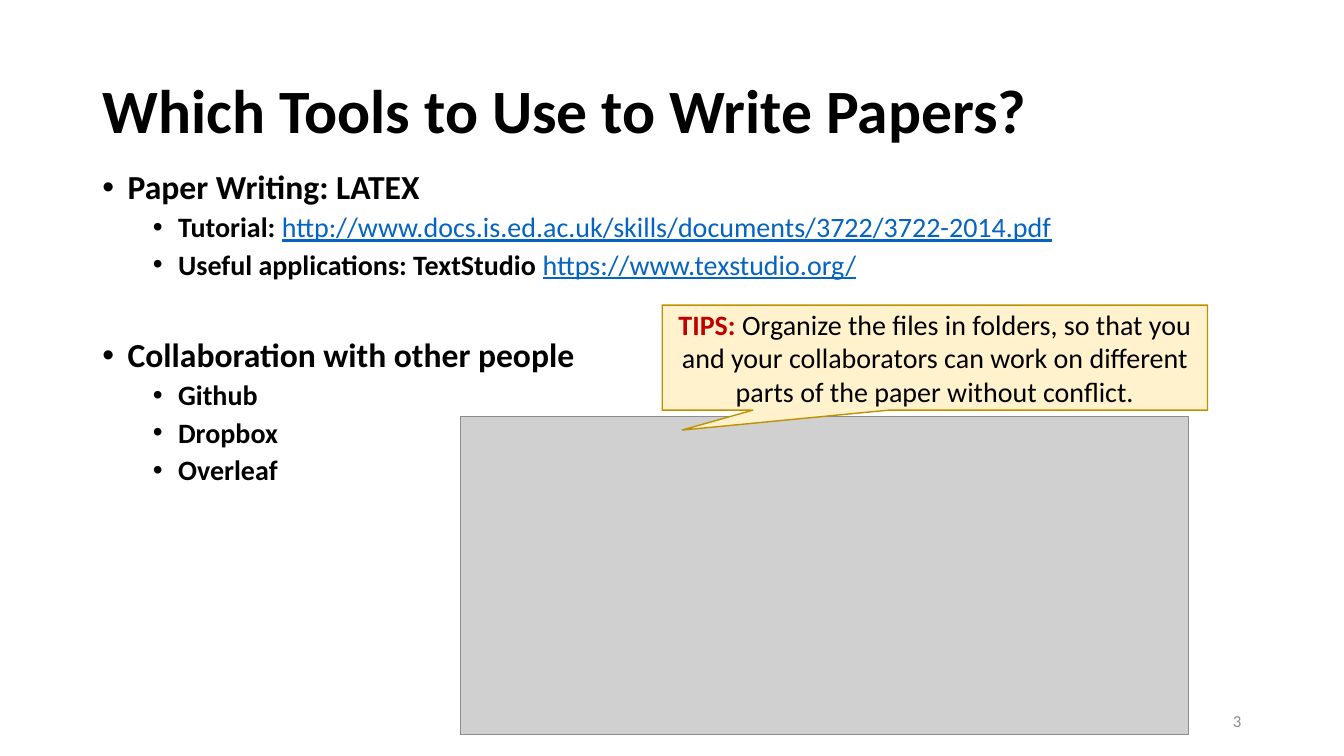
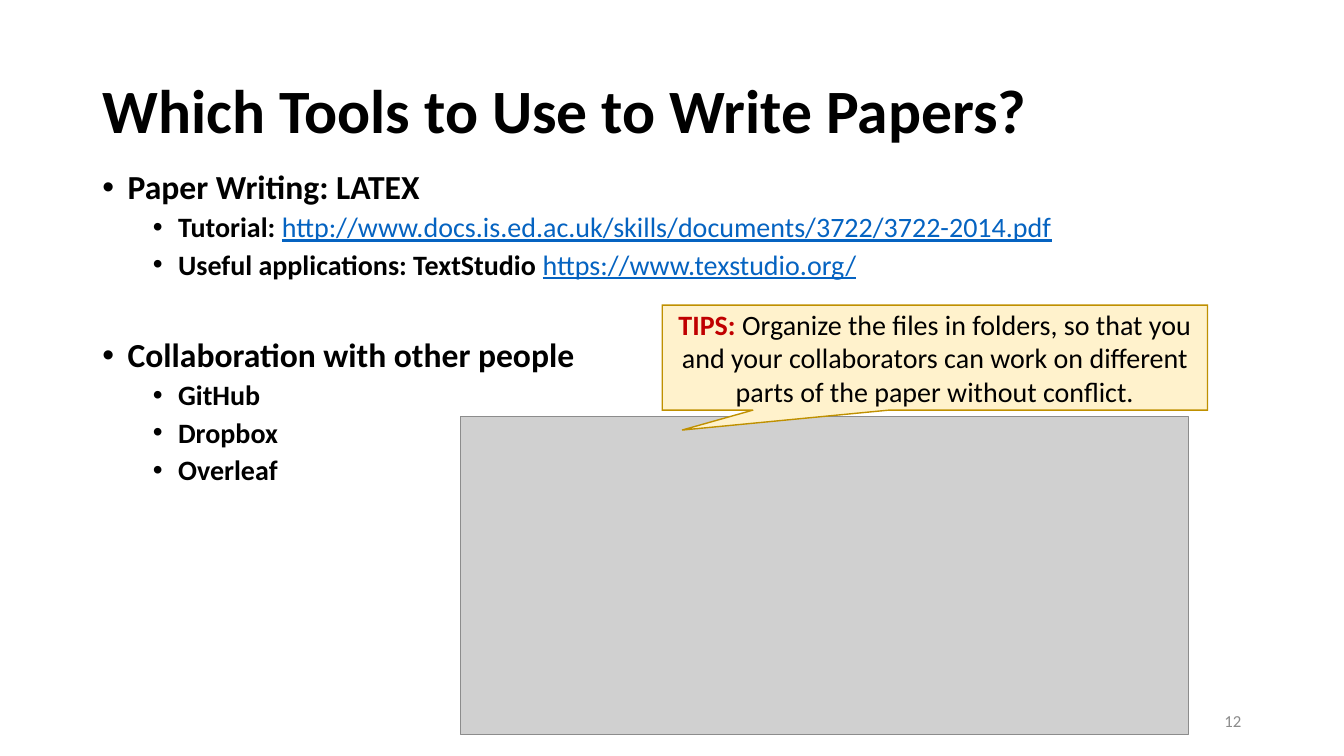
Before and after one commit to heathersherry/Knowledge-Graph-Tutorials-and-Papers, a slide deck: slide 12 of research suggestions.pptx (slide 3 before the commit). Drawn at 1344x756 pixels with LibreOffice and Linux fonts; fonts in the diff are those of the drawing; grey boxes stand for pictures. Boxes give left, top, right and bottom in pixels: in the first picture for what was removed or moved away, otherwise in the second. Text is boxed around its words. In the diff, an @@ line names an element or a change of style, - is before the commit and + after.

```diff
--- a/research suggestions.pptx
+++ b/research suggestions.pptx
@@ text at [178, 385, 260, 406]: text changed @@
-  • Github
+  • GitHub
@@ page number at [1224, 716, 1241, 727]: text changed @@
-3
+12
```
Also in this commit, not shown: 16 other slides changed, 15 slides added.
